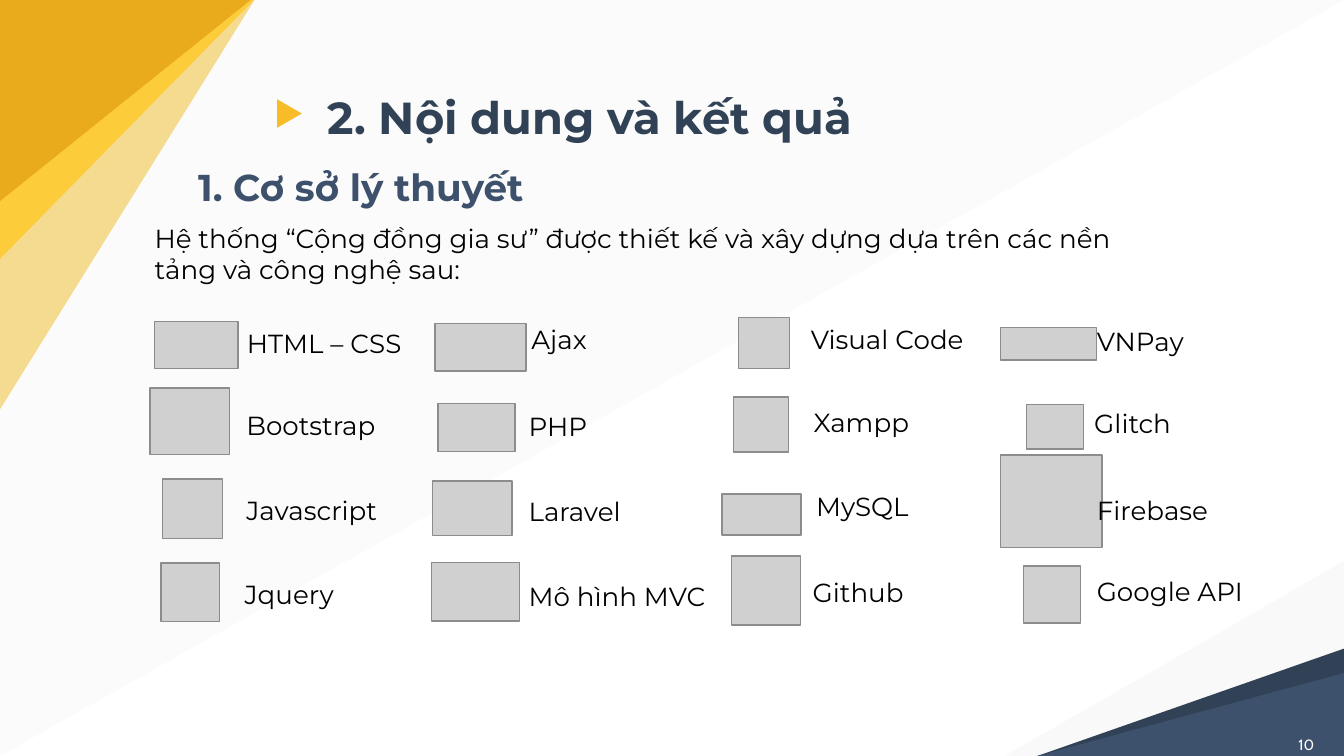
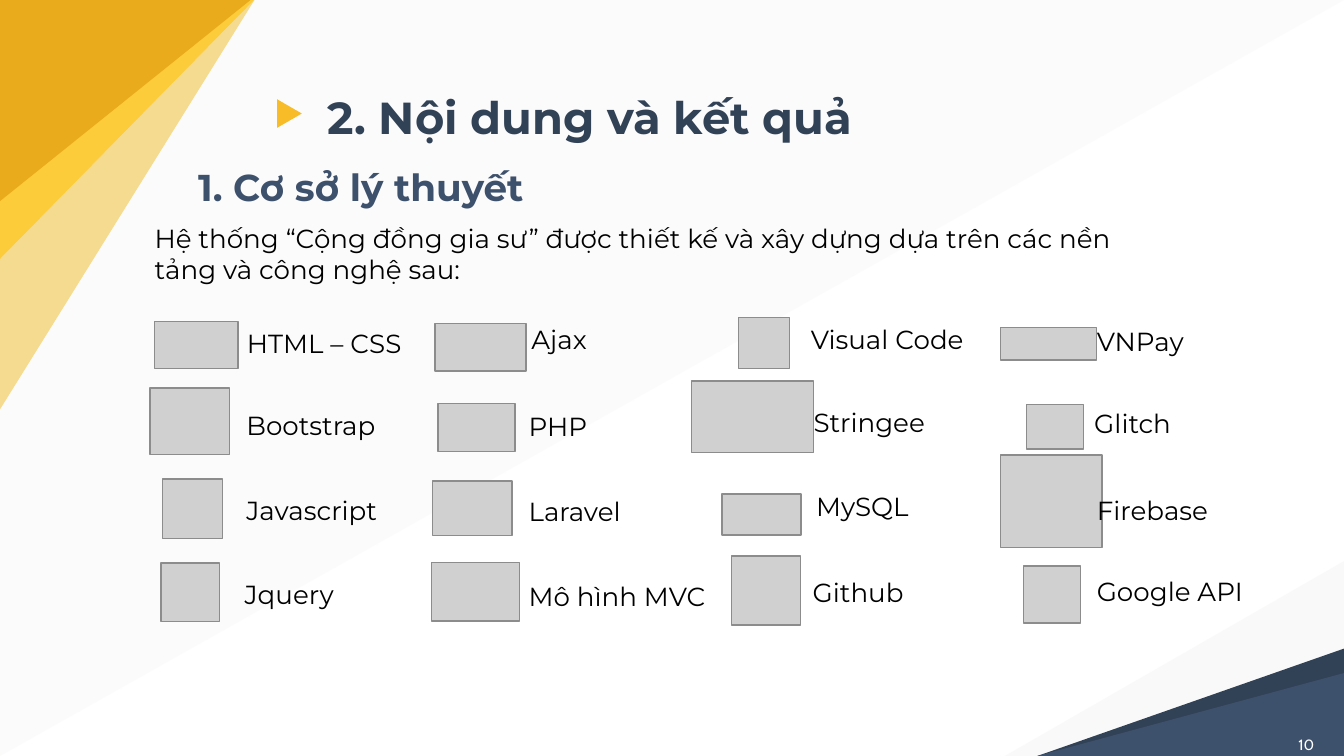
Before and after one commit to nghiale1/CongDongGiaSu, a slide deck: slide 10 of docs/thuyetTrinh_LeMinhNghia_B1605229.pptx. Drawn at 1344x756 pixels with LibreOffice and Linux fonts; fonts in the diff are those of the drawing; grey boxes stand for pictures. Boxes give left, top, right and bottom in pixels: in the first picture for what was removed or moved away, otherwise in the second. Text is boxed around its words. In the diff, an @@ line names an element or a change of style, - is before the commit and + after.

```diff
--- a/docs/thuyetTrinh_LeMinhNghia_B1605229.pptx
+++ b/docs/thuyetTrinh_LeMinhNghia_B1605229.pptx
@@ picture added at (692,380,814,452) @@
@@ picture removed at (734,398,789,453) @@
@@ text at (814,412,925,438): text changed @@
-Xampp
+Stringee
```
Also in this commit, not shown: 6 other slides changed, 1 slide added.
